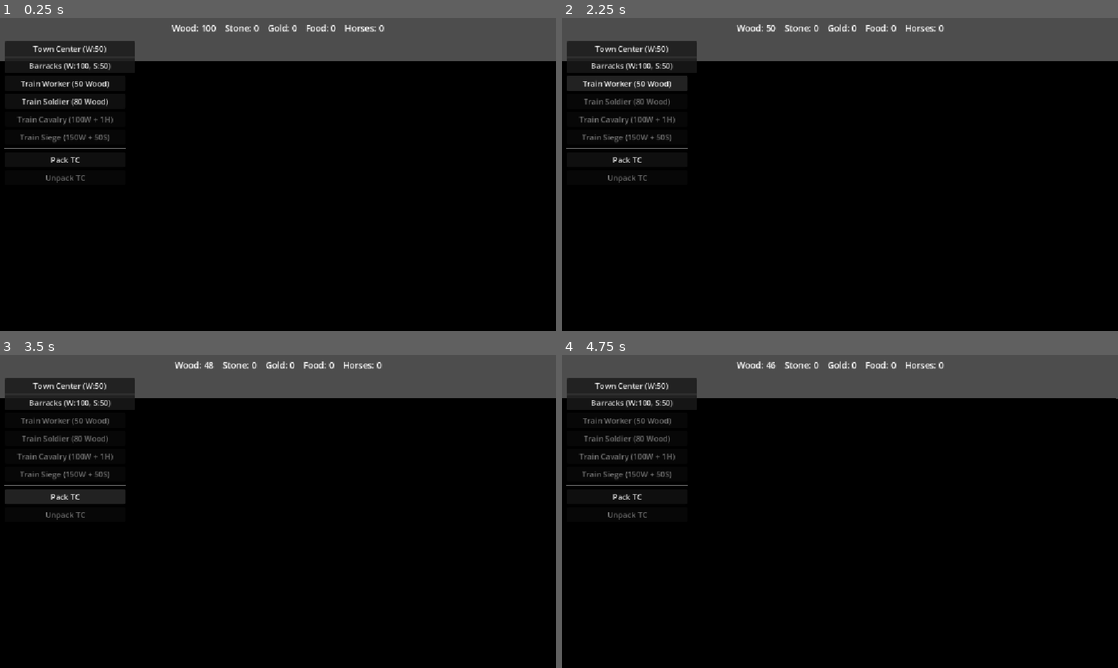
Above: before the commit, frames 1-4 (two rows, left to right).
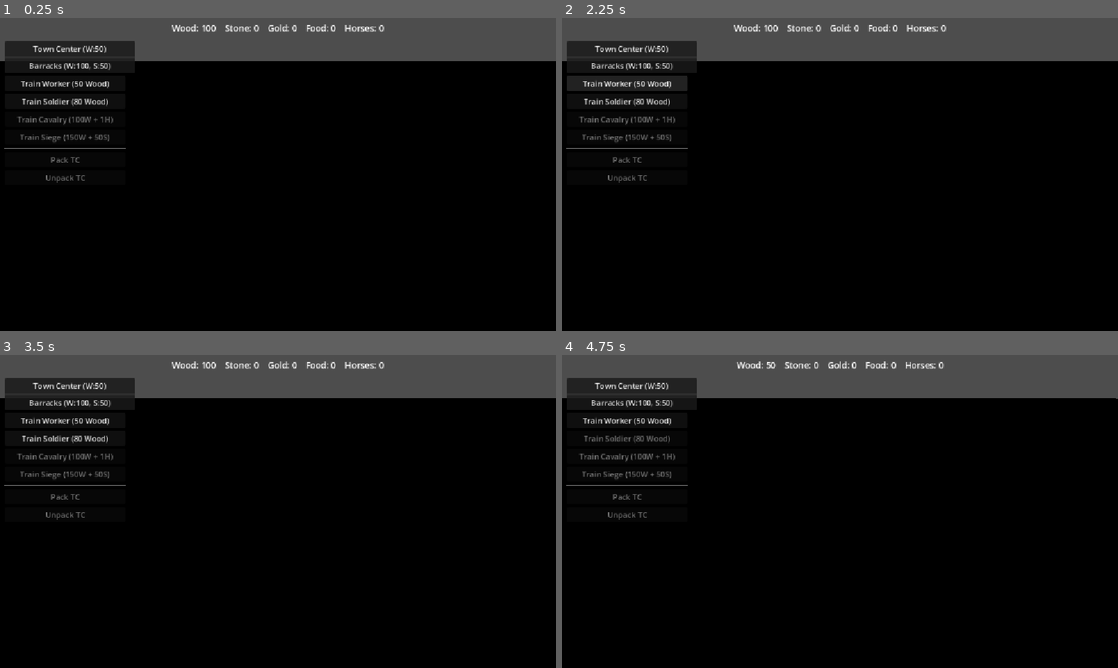
Above: after the commit, the same moments.

Repository: Ferrum-t/RTS-Game
Game: Godot game, scene res://Scenes/World/World.tscn
Two runs of this game, one before a commit and one after it. Both use one fixed random seed, a clock stepped at 60 frames per second and the inputs below.
Inputs (mouse positions are in pixels of both pictures, inside the frame that each line leads up to):
- Up to frame 1 (0.25 s): no input
- Up to frame 2 (2.25 s): click "Town Center (W:50)" at 0.5 s; click "Barracks (W:100, S:50)" at 1.25 s; click "Train Worker (50 Wood)" at 2 s
- Up to frame 3 (3.5 s): click (66, 495) at 2.75 s, where only the run before the commit has a clickable "Pack TC"
- Up to frame 4 (4.75 s): click "Pack TC" (after the commit: "Train Soldier (80 Wood)") at 3.5 s; tap Enter at 4.25 s; move the mouse to (962, 495) at 4.27 s; hold D (move_right) from 4.28 s (still down); tap C at 4.35 s; click (962, 495) at 4.42 s

The runs differ from the first frame. In frame 1, less than 0.1% of the frame differs, in the area x 9-15%, y 44-47%; in frame 2, 0.7%; in frame 3, 1.8%, in the area x 0-70%, y 2-48%; in frame 4, 0.2%.
Error after the commit: Parse Error: Could not find type "Watchtower" in the current scope. (res://Scripts/Managers/BuildingManager.gd:23)

Commit message:
Add watchtower support and cost helper
BuildingManager: add watchtowers_list, register/unregister handling for Watchtower instances, and get_first_watchtower() helper. ResourceManager: add static cost_watchtower() returning make_cost(40,20) (Wood 40 / Stone 20); minor whitespace cleanups. Scene: update Phase3_MobileBuildingSpike.tscn metadata (UIDs / unique_id fields) and remove unused nav agent radius/height entries.

Diff:
--- a/Scenes/Spike/Phase3_MobileBuildingSpike.tscn
+++ b/Scenes/Spike/Phase3_MobileBuildingSpike.tscn
@@ -11,28 +11,24 @@
 [sub_resource type="NavigationMesh" id="NavigationMesh_map"]
 vertices = PackedVector3Array(-50, 0, -50, 50, 0, -50, 50, 0, 50, -50, 0, 50)
 polygons = [PackedInt32Array(3, 0, 1, 2), PackedInt32Array(3, 0, 2, 3)]
-agent_radius = 0.5
-agent_height = 1.5
 agent_max_climb = 0.3
-agent_max_slope = 45.0
 
-[node name="Phase3Spike" type="Node3D"]
+[node name="Phase3Spike" type="Node3D" unique_id=1962892014]
 script = ExtResource("1_ctrl")
 
-[node name="Ground" type="StaticBody3D" parent="."]
-collision_layer = 1
+[node name="Ground" type="StaticBody3D" parent="." unique_id=435986332]
 collision_mask = 0
 
-[node name="MeshInstance3D" type="MeshInstance3D" parent="Ground"]
+[node name="MeshInstance3D" type="MeshInstance3D" parent="Ground" unique_id=225167332]
 mesh = SubResource("PlaneMesh_ground")
 
-[node name="CollisionShape3D" type="CollisionShape3D" parent="Ground"]
+[node name="CollisionShape3D" type="CollisionShape3D" parent="Ground" unique_id=876109534]
 transform = Transform3D(1, 0, 0, 0, 1, 0, 0, 0, 1, 0, -1, 0)
 shape = SubResource("BoxShape_ground")
 
-[node name="NavigationRegion3D" type="NavigationRegion3D" parent="."]
+[node name="NavigationRegion3D" type="NavigationRegion3D" parent="." unique_id=1372621077]
 navigation_mesh = SubResource("NavigationMesh_map")
 
-[node name="Camera3D" type="Camera3D" parent="."]
+[node name="Camera3D" type="Camera3D" parent="." unique_id=1143568368]
 transform = Transform3D(1, 0, 0, 0, 0.573576, 0.819152, 0, -0.819152, 0.573576, 5, 28, 28)
 current = true
--- a/Scripts/Managers/BuildingManager.gd
+++ b/Scripts/Managers/BuildingManager.gd
@@ -1,16 +1,14 @@
 extends Node
-
 # Autoload — no class_name
 
 var buildings: Array = []
 var town_centers: Array = []
 var barracks_list: Array = []
-
+var watchtowers_list: Array = []   # Phase 8.0
 
 func register_building(building) -> void:
 	if building == null:
 		return
-
 	if building not in buildings:
 		buildings.append(building)
 
@@ -22,26 +20,26 @@
 		if building not in barracks_list:
 			barracks_list.append(building)
 		print("Barracks registered: ", building.name)
-
+	elif building is Watchtower:
+		if building not in watchtowers_list:
+			watchtowers_list.append(building)
+		print("Watchtower registered: ", building.name)
 
 func unregister_building(building) -> void:
 	if building == null:
 		return
-
 	buildings.erase(building)
 	town_centers.erase(building)
 	barracks_list.erase(building)
-
+	watchtowers_list.erase(building)
 
 ## team_filter < 0 → any team; otherwise only matching team_id.
 ## Skips destroyed / zero-health buildings.
 func get_nearest_town_center(from_position: Vector3, team_filter: int = -1):
 	if town_centers.is_empty():
 		return null
-
 	var nearest = null
 	var best_dist_sq := INF
-
 	for tc in town_centers:
 		if tc == null or not is_instance_valid(tc):
 			continue
@@ -55,9 +53,7 @@
 		if dist_sq < best_dist_sq:
 			best_dist_sq = dist_sq
 			nearest = tc
-
 	return nearest
-
 
 func get_first_barracks():
 	for b in barracks_list:
@@ -65,6 +61,11 @@
 			return b
 	return null
 
+func get_first_watchtower():
+	for w in watchtowers_list:
+		if w != null and is_instance_valid(w):
+			return w
+	return null
 
 func get_all_buildings() -> Array:
 	return buildings
--- a/Scripts/Managers/ResourceManager.gd
+++ b/Scripts/Managers/ResourceManager.gd
@@ -1,5 +1,4 @@
 extends Node
-
 ## Autoload singleton — player resource stockpile.
 ## Cost API is Dictionary-based: keys = BaseResource.Type (int), values = amount.
 ## Stock fields (wood/stone/...) kept for HUD and deposit convenience.
@@ -12,11 +11,9 @@
 var food: int = 0
 var horses: int = 0
 
-
 func _ready() -> void:
 	resources_changed.emit()
 	print("ResourceManager ready. Wood: ", wood, " Horses: ", horses)
-
 
 ## Build a cost dictionary from individual amounts (call sites / BuildingData).
 static func make_cost(
@@ -39,6 +36,9 @@
 		cost[BaseResource.Type.HORSES] = horses_amt
 	return cost
 
+## Phase 8.0 — Watchtower cost helper (Wood 40 / Stone 20).
+static func cost_watchtower() -> Dictionary:
+	return make_cost(40, 20)
 
 func get_stock(resource_type: int) -> int:
 	match resource_type:
@@ -55,7 +55,6 @@
 		_:
 			return 0
 
-
 func _set_stock(resource_type: int, value: int) -> void:
 	value = maxi(value, 0)
 	match resource_type:
@@ -70,7 +69,6 @@
 		BaseResource.Type.HORSES:
 			horses = value
 
-
 ## Remove up to amount; returns how many were actually removed (raid siphon).
 func remove(resource_type: int, amount: int) -> int:
 	if amount <= 0:
@@ -83,7 +81,6 @@
 	resources_changed.emit()
 	return taken
 
-
 func can_afford(cost: Dictionary) -> bool:
 	if cost == null or cost.is_empty():
 		return true
@@ -94,7 +91,6 @@
 		if get_stock(int(key)) < need:
 			return false
 	return true
-
 
 func spend(cost: Dictionary) -> bool:
 	if not can_afford(cost):
@@ -107,7 +103,6 @@
 		_set_stock(t, get_stock(t) - need)
 	resources_changed.emit()
 	return true
-
 
 func add(resource_type: int, amount: int) -> void:
 	if amount <= 0:
@@ -124,22 +119,17 @@
 		_:
 			pass
 
-
 func add_wood(amount: int) -> void:
 	add(BaseResource.Type.WOOD, amount)
-
 
 func add_stone(amount: int) -> void:
 	add(BaseResource.Type.STONE, amount)
 
-
 func add_gold(amount: int) -> void:
 	add(BaseResource.Type.GOLD, amount)
-
 
 func add_food(amount: int) -> void:
 	add(BaseResource.Type.FOOD, amount)
 
-
 func add_horses(amount: int) -> void:
 	add(BaseResource.Type.HORSES, amount)
Not shown: 1 places in Scenes/Spike/Phase3_MobileBuildingSpike.tscn that only renumber resources
